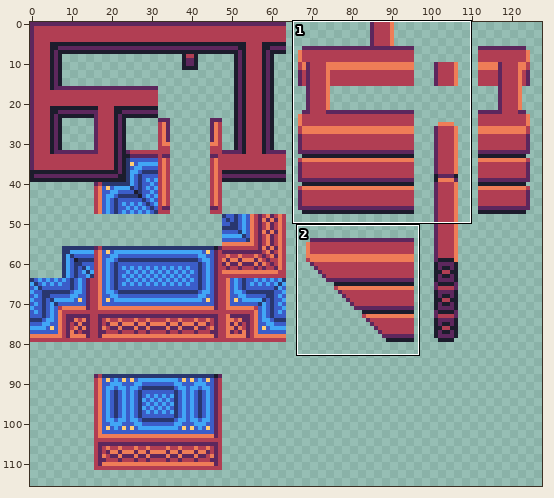
Two states of a sprite sheet, assets/sprites/tilesets/default/tileset_room_walls.png. Above: a wide view before the commit, with the close-up outlined.
Close-up. First the earlier version:
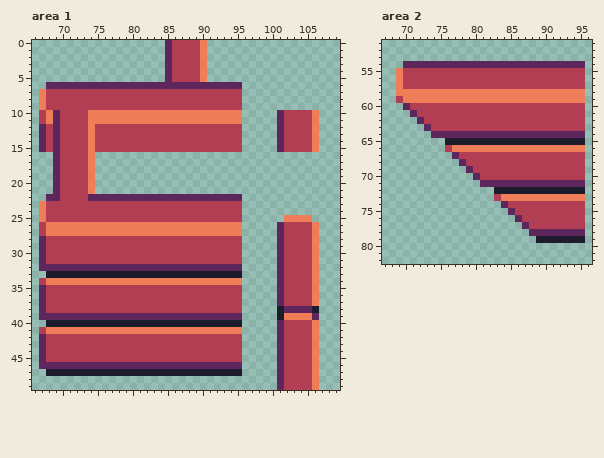
The file is 128x128 pixels. Colours within 5 levels of each other are drawn and written as one. Shown: area 1: x 66..109, y 0..49; area 2: x 67..96, y 51..82. The wide view leaves out empty margins.
New version:
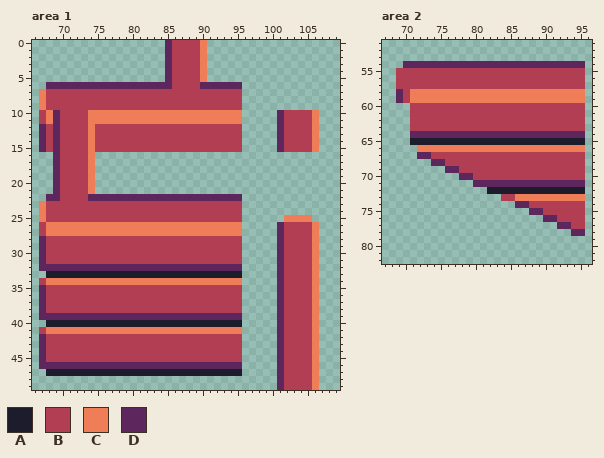
Palette (. is transparent): A #1c1c2c  B #b13e53  C #ef7d57  D #5d275d
Difference:
{"where": "area 1"}
{"y":6,"x":86,"old":"DDDD","new":"BBBB"}
{"y":38,"x":101,"old":"ADDDDA","new":"DBBBBC"}
{"y":39,"x":101,"old":"ACCCCD","new":"DBBBBC"}
{"where": "area 2"}
{"y":55,"x":69,"old":"C","new":"B"}
{"y":56,"x":69,"old":"C","new":"B"}
{"y":57,"x":69,"old":"C","new":"B"}
{"y":58,"x":69,"old":"CC","new":"DB"}
{"y":59,"x":69,"old":"BC","new":"DB"}
{"y":60,"x":70,"old":"D","new":"."}
{"y":61,"x":71,"old":"D","new":"B"}
{"y":62,"x":71,"old":".D","new":"BB"}
{"y":63,"x":71,"old":"..D","new":"BBB"}
{"y":64,"x":71,"old":"...","new":"DDD"}
{"y":65,"x":71,"old":".....","new":"AAAAA"}
{"y":66,"x":72,"old":"....B","new":"CCCCC"}
{"y":67,"x":72,"old":".....D","new":"DDBBBB"}
{"y":68,"x":74,"old":"....D","new":"DDBBB"}
{"y":69,"x":76,"old":"...D","new":"DDBB"}
{"y":70,"x":78,"old":"..D","new":"DDB"}
{"y":71,"x":80,"old":".","new":"D"}
{"y":72,"x":82,"old":".","new":"A"}
{"y":73,"x":83,"old":"BCC","new":".BB"}
{"y":74,"x":84,"old":"DBBB","new":"..DD"}
{"y":75,"x":85,"old":"DBBBB","new":"...DD"}
{"y":76,"x":86,"old":"DBBBBB","new":"....DD"}
{"y":77,"x":87,"old":"DBBBBBB","new":".....DD"}
{"y":78,"x":88,"old":"DDDDDD","new":"......"}
{"y":79,"x":89,"old":"AAAAAAA","new":"......."}
